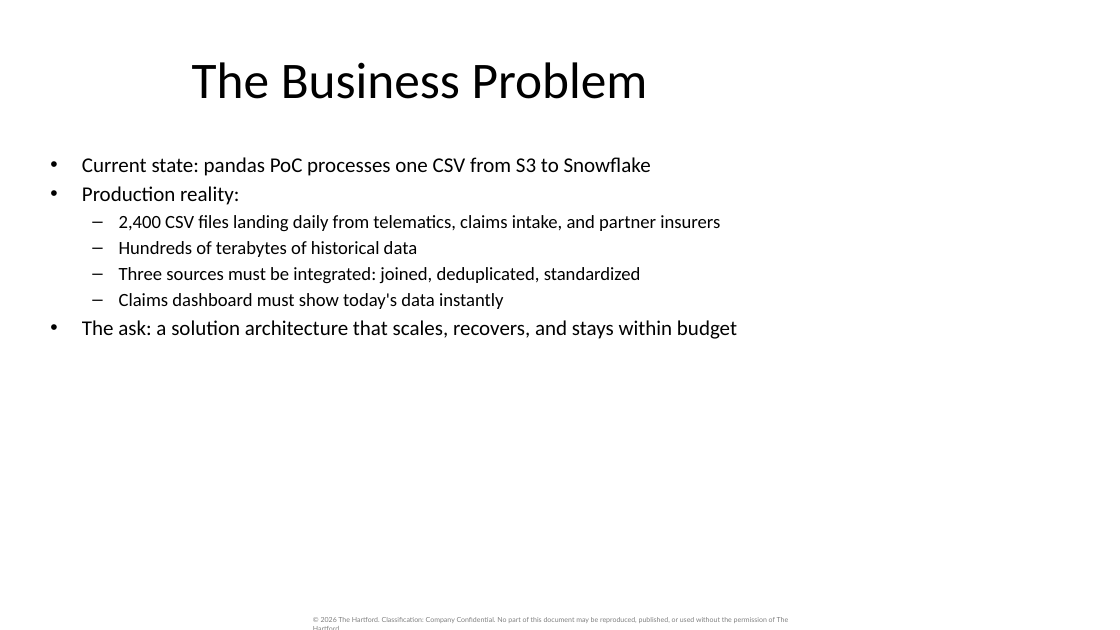
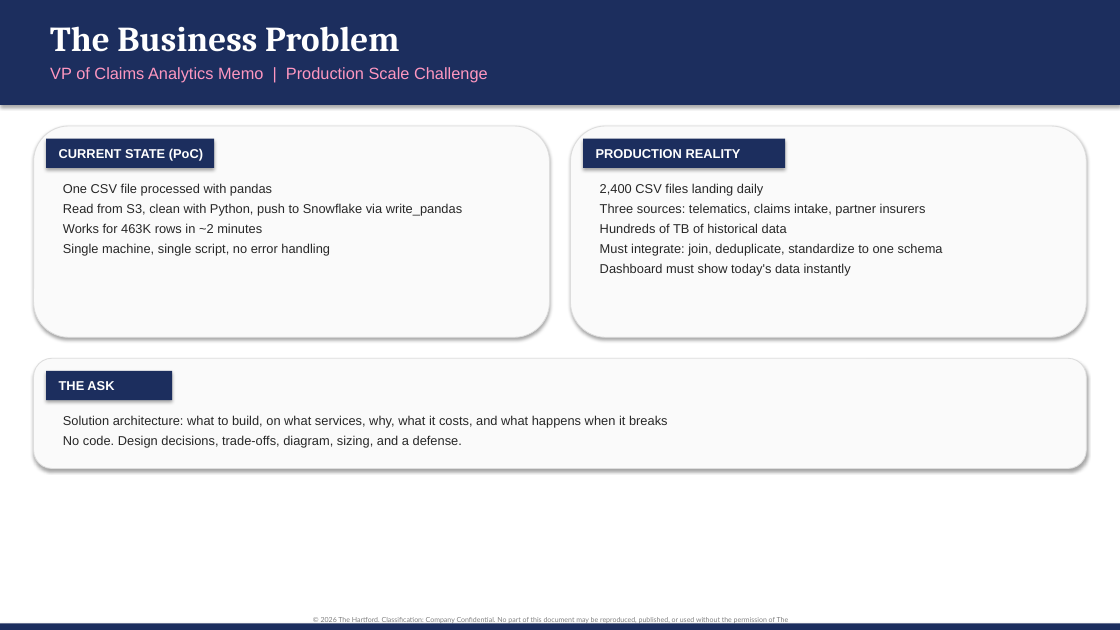
Before and after one commit to orlandojmarin/TechCatalyst_DE_2026, a slide deck: slide 2 of student-work/Week 4/Labs/Day 4/Group_Activity_PoC_to_Production.pptx. Drawn at 1120x630 pixels with LibreOffice and Linux fonts; fonts in the diff are those of the drawing. Boxes give left, top, right and bottom in pixels: in the first picture for what was removed or moved away, otherwise in the second. Text is boxed around its words. In the diff, an @@ line names an element or a change of style, - is before the commit and + after.

Commit message:
updated presentation to match template styling and include required tables

```diff
--- a/student-work/Week 4/Labs/Day 4/Group_Activity_PoC_to_Production.pptx
+++ b/student-work/Week 4/Labs/Day 4/Group_Activity_PoC_to_Production.pptx
@@ rectangle added at box(0, 0, 1120, 105), fill #1C2E5E @@
@@ text "The Business Problem": place and size @@
-text "The Business Problem" at box(192, 62, 648, 99)
+text "The Business Problem" at box(50, 26, 399, 52)
@@ text "The Business Problem" at box(50, 26, 399, 52): size 44 to 30 pt, font Calibri to Cambria, text colour #000000 to #FFFFFF, bold on; alignment centre to left; vertical alignment middle to top @@
@@ text added at box(50, 67, 488, 82), 14 pt, text #FE97C0 @@
+VP of Claims Analytics Memo | Production Scale Challenge
@@ rounded rectangle added at box(34, 126, 549, 338), fill #FAFAFA, outline #DDDDDD 0.75 pt @@
@@ rectangle added at box(46, 139, 214, 168), fill #1C2E5E @@
@@ text added at box(59, 148, 203, 161), 11 pt, text #FFFFFF, bold @@
+CURRENT STATE (PoC)
@@ rounded rectangle added at box(571, 126, 1086, 338), fill #FAFAFA, outline #DDDDDD 0.75 pt @@
@@ rectangle added at box(583, 139, 786, 168), fill #1C2E5E @@
@@ text added at box(596, 149, 741, 158), 11 pt, text #FFFFFF, bold @@
+PRODUCTION REALITY
@@ text removed at box(82, 157, 737, 339) @@
-• Current state: pandas PoC processes one CSV from S3 to Snowflake
-• Production reality:
-  – 2,400 CSV files landing daily from telematics, claims intake, and partner insurers
-  – Hundreds of terabytes of historical data
-  – Three sources must be integrated: joined, deduplicated, standardized
-  – Claims dashboard must show today's data instantly
-• The ask: a solution architecture that scales, recovers, and stays within budget
@@ text added at box(63, 183, 462, 256), 11 pt, text #272727 @@
+One CSV file processed with pandas
+Read from S3, clean with Python, push to Snowflake via write_pandas
+Works for 463K rows in ~2 minutes
+Single machine, single script, no error handling
@@ text added at box(600, 183, 943, 276), 11 pt, text #272727 @@
+2,400 CSV files landing daily
+Three sources: telematics, claims intake, partner insurers
+Hundreds of TB of historical data
+Must integrate: join, deduplicate, standardize to one schema
+Dashboard must show today's data instantly
@@ rounded rectangle added at box(34, 359, 1086, 469), fill #FAFAFA, outline #DDDDDD 0.75 pt @@
@@ rectangle added at box(46, 371, 172, 401), fill #1C2E5E @@
@@ text added at box(59, 381, 114, 390), 11 pt, text #FFFFFF, bold @@
+THE ASK
@@ text added at box(63, 415, 668, 448), 11 pt, text #272727 @@
+Solution architecture: what to build, on what services, why, what it costs, and what happens when it breaks
+No code. Design decisions, trade-offs, diagram, sizing, and a defense.
@@ rectangle added at box(0, 623, 1120, 630), fill #1C2E5E @@
```
Also in this commit, not shown: 7 other slides changed, 4 slides added, 4 slides removed.
